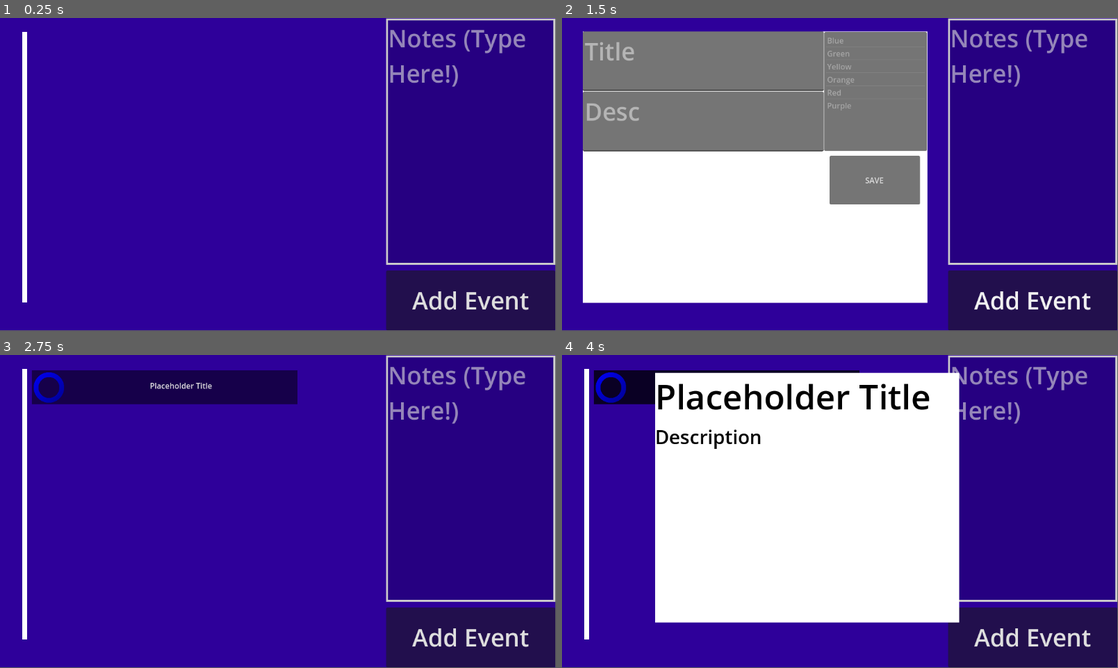
Above: before the commit, frames 1-4 (two rows, left to right).
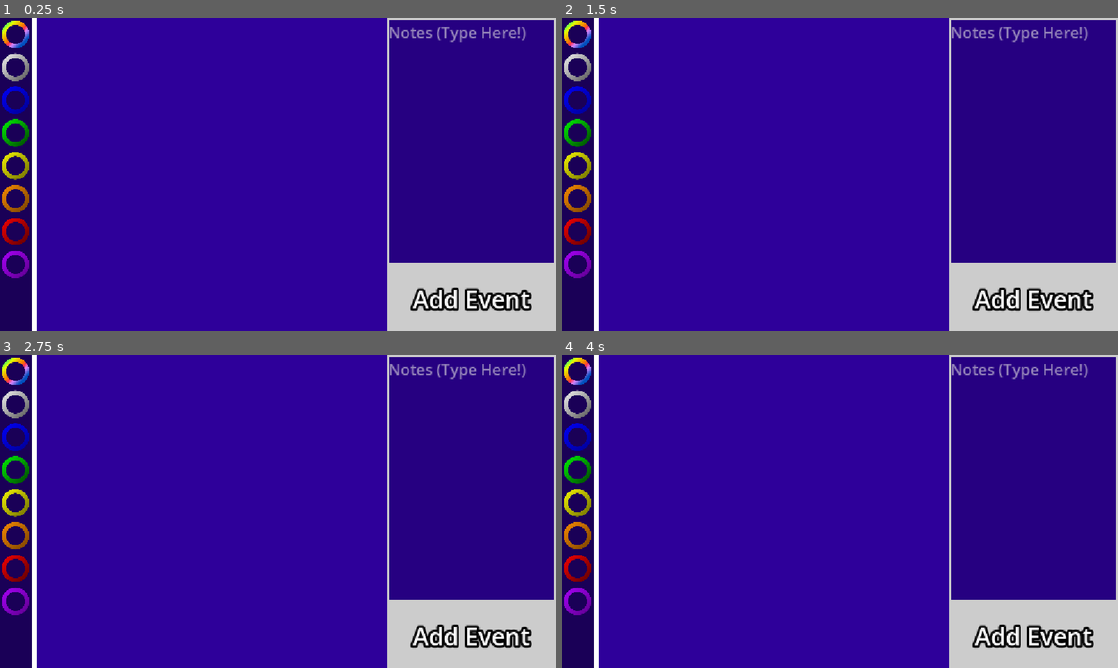
Above: after the commit, the same moments.

Repository: Rover-N/congressional-app-challenge-2025
Game: Godot game, scene res://scenes/main.tscn
The game is run twice, just before and just after one commit, with the same random seed, the same clock (stepped at 60 frames per second) and the same inputs.
Inputs (mouse positions are in pixels of both pictures, inside the frame that each line leads up to):
- Up to frame 1 (0.25 s): no input
- Up to frame 2 (1.5 s): click "Add Event" at 0.5 s; click (578, 33) at 1.27 s
- Up to frame 3 (2.75 s): click (311, 517) at 2 s, where only the run before the commit has a clickable "SAVE"
- Up to frame 4 (4 s): click (728, 386) at 2.75 s, where only the run before the commit has a clickable "Placeholder Title"; click (578, 405) at 3.52 s
In our replay, the window is 799x449 before the commit and 800x450 after it. These sizes can differ from the game's own. Grey fills any space a smaller window leaves; there, only what the larger window draws over its background counts as a difference.

The runs differ from the first frame. In frame 1, 15% of the frame differs, in the area x 0-100%, y 0-100%; in frame 2, 66%; in frame 3, 20%; in frame 4, 59%.

Commit message:
Add color gradients and event color filtering
Introduced gradient texture assets for multiple colors and updated scenes to support color selection and filtering for events. Added sidebar buttons to filter events by color, improved event creation UI, and enabled event removal and closing in the menu. Updated scripts to handle color-based event visibility and UI interactions.

Diff:
--- /dev/null
+++ b/assets/blue_gradient.tres
@@ -0,0 +1,8 @@
+[gd_resource type="GradientTexture2D" load_steps=2 format=3 uid="uid://pxnd0338kifw"]
+
+[sub_resource type="Gradient" id="Gradient_sd4kj"]
+colors = PackedColorArray(0, 0, 1, 1, 1.5883148e-06, 0, 0.550048, 1)
+
+[resource]
+gradient = SubResource("Gradient_sd4kj")
+fill_to = Vector2(1, 1)
--- /dev/null
+++ b/assets/green_gradient.tres
@@ -0,0 +1,8 @@
+[gd_resource type="GradientTexture2D" load_steps=2 format=3 uid="uid://pvuhvfudllux"]
+
+[sub_resource type="Gradient" id="Gradient_3wbiy"]
+colors = PackedColorArray(0, 1, 0, 1, 1.2032688e-08, 0.2132566, 1.4439226e-07, 1)
+
+[resource]
+gradient = SubResource("Gradient_3wbiy")
+fill_to = Vector2(1, 1)
--- /dev/null
+++ b/assets/orange_gradient.tres
@@ -0,0 +1,8 @@
+[gd_resource type="GradientTexture2D" load_steps=2 format=3 uid="uid://dawtp2mlyyqna"]
+
+[sub_resource type="Gradient" id="Gradient_jwut6"]
+colors = PackedColorArray(1, 0.5647059, 0, 1, 0.436693, 0.23381981, 0, 1)
+
+[resource]
+gradient = SubResource("Gradient_jwut6")
+fill_to = Vector2(1, 1)
--- /dev/null
+++ b/assets/purple_gradient.tres
@@ -0,0 +1,8 @@
+[gd_resource type="GradientTexture2D" load_steps=2 format=3 uid="uid://dodwdgsuk32l6"]
+
+[sub_resource type="Gradient" id="Gradient_kng5l"]
+colors = PackedColorArray(0.6745098, 0, 1, 1, 0.35104153, 0.0009825893, 0.5320654, 1)
+
+[resource]
+gradient = SubResource("Gradient_kng5l")
+fill_to = Vector2(1, 1)
--- /dev/null
+++ b/assets/rainbow_gradient.tres
@@ -0,0 +1,10 @@
+[gd_resource type="GradientTexture2D" load_steps=2 format=3 uid="uid://cu6xmd4m5wkn8"]
+
+[sub_resource type="Gradient" id="Gradient_tbgi4"]
+offsets = PackedFloat32Array(0.23913044, 0.3768116, 0.45652175, 0.5289855, 0.73913044, 0.78985506)
+colors = PackedColorArray(0, 0.31090224, 0.7475995, 1, 0.8334703, 0.52089125, 1, 1, 1, 0.18431373, 0.3137255, 1, 0.9783084, 0.4701203, 0, 1, 0.89411765, 1, 0, 1, 0.4916922, 0.99999994, 0.25176826, 1)
+
+[resource]
+gradient = SubResource("Gradient_tbgi4")
+fill_from = Vector2(1, 1)
+fill_to = Vector2(0, 0)
--- /dev/null
+++ b/assets/red_gradient.tres
@@ -0,0 +1,8 @@
+[gd_resource type="GradientTexture2D" load_steps=2 format=3 uid="uid://dp0oxjbsl8t03"]
+
+[sub_resource type="Gradient" id="Gradient_fpmxc"]
+colors = PackedColorArray(1, 0, 0, 1, 0.3204496, 3.0683353e-07, 1.2032687e-07, 1)
+
+[resource]
+gradient = SubResource("Gradient_fpmxc")
+fill_to = Vector2(1, 1)
--- /dev/null
+++ b/assets/white_gradient.tres
@@ -0,0 +1,8 @@
+[gd_resource type="GradientTexture2D" load_steps=2 format=3 uid="uid://c3i5gn0qkeag4"]
+
+[sub_resource type="Gradient" id="Gradient_tbgi4"]
+colors = PackedColorArray(1, 1, 1, 1, 0.29219002, 0.29219005, 0.29219002, 1)
+
+[resource]
+gradient = SubResource("Gradient_tbgi4")
+fill_to = Vector2(1, 1)
--- /dev/null
+++ b/assets/yellow_gradient.tres
@@ -0,0 +1,8 @@
+[gd_resource type="GradientTexture2D" load_steps=2 format=3 uid="uid://co5l8kj16lxku"]
+
+[sub_resource type="Gradient" id="Gradient_omkt5"]
+colors = PackedColorArray(1, 1, 0, 1, 0.39195496, 0.391955, 9.62615e-08, 1)
+
+[resource]
+gradient = SubResource("Gradient_omkt5")
+fill_to = Vector2(1, 1)
--- a/project.godot
+++ b/project.godot
@@ -13,4 +13,13 @@
 config/name="Congressional App Challenge 2025 Super"
 run/main_scene="uid://dkn2br1guakd7"
 config/features=PackedStringArray("4.5", "GL Compatibility")
+boot_splash/show_image=false
+boot_splash/fullsize=false
+boot_splash/use_filter=false
 config/icon="res://assets/icon.svg"
+
+[display]
+
+window/size/mode=2
+window/stretch/mode="canvas_items"
+window/stretch/aspect="expand"
--- a/scenes/main.tscn
+++ b/scenes/main.tscn
@@ -1,6 +1,15 @@
-[gd_scene load_steps=4 format=3 uid="uid://dkn2br1guakd7"]
+[gd_scene load_steps=20 format=3 uid="uid://dkn2br1guakd7"]
 
 [ext_resource type="Script" uid="uid://cucrpik5r1bd7" path="res://scripts/main.gd" id="1_o5qli"]
+[ext_resource type="Shader" uid="uid://k3ihvv44dyyb" path="res://scripts/Circle.gdshader" id="2_0wfyh"]
+[ext_resource type="Texture2D" uid="uid://cu6xmd4m5wkn8" path="res://assets/rainbow_gradient.tres" id="3_85g3d"]
+[ext_resource type="Texture2D" uid="uid://pxnd0338kifw" path="res://assets/blue_gradient.tres" id="4_choun"]
+[ext_resource type="Texture2D" uid="uid://c3i5gn0qkeag4" path="res://assets/white_gradient.tres" id="4_ya4ey"]
+[ext_resource type="Texture2D" uid="uid://pvuhvfudllux" path="res://assets/green_gradient.tres" id="5_ya4ey"]
+[ext_resource type="Texture2D" uid="uid://co5l8kj16lxku" path="res://assets/yellow_gradient.tres" id="6_eb6dy"]
+[ext_resource type="Texture2D" uid="uid://dawtp2mlyyqna" path="res://assets/orange_gradient.tres" id="7_trceg"]
+[ext_resource type="Texture2D" uid="uid://dp0oxjbsl8t03" path="res://assets/red_gradient.tres" id="8_a8y0u"]
+[ext_resource type="Texture2D" uid="uid://dodwdgsuk32l6" path="res://assets/purple_gradient.tres" id="9_jkv2x"]
 
 [sub_resource type="StyleBoxFlat" id="StyleBoxFlat_o5qli"]
 bg_color = Color(0, 0, 0, 0.16078432)
@@ -9,7 +18,30 @@
 border_width_right = 4
 border_width_bottom = 4
 
+[sub_resource type="ShaderMaterial" id="ShaderMaterial_jbj1t"]
+shader = ExtResource("2_0wfyh")
+shader_parameter/center = Vector2(0.5, 0.5)
+shader_parameter/inner_radius = 0.3
+shader_parameter/outer_radius = 0.45
+shader_parameter/feather = 0.01
+
+[sub_resource type="StyleBoxEmpty" id="StyleBoxEmpty_sugp2"]
+
 [sub_resource type="StyleBoxEmpty" id="StyleBoxEmpty_0wfyh"]
+
+[sub_resource type="StyleBoxFlat" id="StyleBoxFlat_85g3d"]
+bg_color = Color(0, 0, 0, 0.6666667)
+
+[sub_resource type="StyleBoxFlat" id="StyleBoxFlat_choun"]
+bg_color = Color(0, 0, 0, 0.6666667)
+
+[sub_resource type="StyleBoxFlat" id="StyleBoxFlat_ya4ey"]
+bg_color = Color(0, 0, 0, 0.6666667)
+
+[sub_resource type="StyleBoxFlat" id="StyleBoxFlat_eb6dy"]
+bg_color = Color(0, 0, 0, 0.6666667)
+
+[sub_resource type="StyleBoxEmpty" id="StyleBoxEmpty_trceg"]
 
 [node name="Control" type="Control"]
 layout_mode = 3
@@ -29,109 +61,248 @@
 grow_vertical = 2
 color = Color(0.18014383, 8.625031e-05, 0.6024823, 1)
 
-[node name="TextEdit" type="TextEdit" parent="ColorRect"]
-layout_mode = 1
-anchors_preset = 1
-anchor_left = 1.0
-anchor_right = 1.0
-offset_left = -351.0
+[node name="Notes" type="TextEdit" parent="ColorRect"]
+layout_mode = 1
+anchors_preset = -1
+anchor_left = 0.69500005
+anchor_right = 1.0
+anchor_bottom = 0.79
+offset_left = 0.35992432
 offset_top = 1.0
-offset_bottom = 512.0
+offset_bottom = 0.07998657
 grow_horizontal = 0
 theme_override_colors/font_color = Color(1, 1, 1, 1)
-theme_override_font_sizes/font_size = 50
+theme_override_font_sizes/font_size = 32
 theme_override_styles/normal = SubResource("StyleBoxFlat_o5qli")
 placeholder_text = "Notes (Type Here!)"
 wrap_mode = 1
 
-[node name="Line2D" type="Line2D" parent="ColorRect"]
-position = Vector2(0, -58.297)
-scale = Vector2(1, 1.15842)
-points = PackedVector2Array(51, 75, 51, 277.542, 51, 560)
-
 [node name="EventList" type="VBoxContainer" parent="ColorRect"]
 clip_contents = true
 layout_mode = 1
 anchors_preset = -1
-anchor_left = 0.057
-anchor_top = 0.05
-anchor_right = 0.16
-anchor_bottom = 0.9
-offset_left = 0.33599854
-offset_top = -0.40000153
-offset_right = 432.68
-offset_bottom = -0.2000122
-grow_vertical = 2
+anchor_left = 0.066
+anchor_right = 0.697
+anchor_bottom = 1.0
+offset_left = -0.03199768
+offset_right = 0.05596924
+offset_bottom = -2.0
+grow_vertical = 2
+
+[node name="EventButtonBackground" type="ColorRect" parent="ColorRect"]
+layout_mode = 1
+anchors_preset = -1
+anchor_left = 0.69500005
+anchor_top = 0.78900003
+anchor_right = 1.0
+anchor_bottom = 1.0
+offset_left = 0.35992432
+offset_top = -0.2720337
+grow_horizontal = 0
+grow_vertical = 2
+color = Color(0.8, 0.8, 0.8, 1)
+
+[node name="SideBar" type="ColorRect" parent="ColorRect"]
+layout_mode = 0
+offset_left = -1.0
+offset_right = 76.0
+offset_bottom = 651.0
+color = Color(0, 0, 0, 0.43137255)
+
+[node name="Line2D" type="Line2D" parent="ColorRect"]
+position = Vector2(20, -100.68283)
+scale = Vector2(1, 1.3643557)
+points = PackedVector2Array(-20, 68.66452, 51, 68.66452, 51, 277.542, 51, 553.87524, -20, 553.87524)
+
+[node name="VBoxContainer" type="VBoxContainer" parent="ColorRect"]
+layout_mode = 0
+offset_top = 2.0
+offset_right = 64.0
+offset_bottom = 567.0
+
+[node name="None" type="TextureButton" parent="ColorRect/VBoxContainer"]
+material = SubResource("ShaderMaterial_jbj1t")
+layout_mode = 2
+texture_normal = ExtResource("3_85g3d")
+texture_pressed = ExtResource("3_85g3d")
+texture_hover = ExtResource("3_85g3d")
+texture_disabled = ExtResource("3_85g3d")
+texture_focused = ExtResource("3_85g3d")
+
+[node name="White" type="TextureButton" parent="ColorRect/VBoxContainer"]
+material = SubResource("ShaderMaterial_jbj1t")
+layout_mode = 2
+texture_normal = ExtResource("4_ya4ey")
+
+[node name="Blue" type="TextureButton" parent="ColorRect/VBoxContainer"]
+material = SubResource("ShaderMaterial_jbj1t")
+layout_mode = 2
+texture_normal = ExtResource("4_choun")
+texture_pressed = ExtResource("4_choun")
+texture_hover = ExtResource("4_choun")
+texture_disabled = ExtResource("4_choun")
+texture_focused = ExtResource("4_choun")
+
+[node name="Green" type="TextureButton" parent="ColorRect/VBoxContainer"]
+material = SubResource("ShaderMaterial_jbj1t")
+layout_mode = 2
+texture_normal = ExtResource("5_ya4ey")
+texture_pressed = ExtResource("5_ya4ey")
+texture_hover = ExtResource("5_ya4ey")
+texture_disabled = ExtResource("5_ya4ey")
+texture_focused = ExtResource("5_ya4ey")
+
+[node name="Yellow" type="TextureButton" parent="ColorRect/VBoxContainer"]
+material = SubResource("ShaderMaterial_jbj1t")
+layout_mode = 2
+texture_normal = ExtResource("6_eb6dy")
+texture_pressed = ExtResource("6_eb6dy")
+texture_hover = ExtResource("6_eb6dy")
+texture_disabled = ExtResource("6_eb6dy")
+texture_focused = ExtResource("6_eb6dy")
+
+[node name="Orange" type="TextureButton" parent="ColorRect/VBoxContainer"]
+material = SubResource("ShaderMaterial_jbj1t")
+layout_mode = 2
+texture_normal = ExtResource("7_trceg")
+texture_pressed = ExtResource("7_trceg")
+texture_hover = ExtResource("7_trceg")
+texture_disabled = ExtResource("7_trceg")
+texture_focused = ExtResource("7_trceg")
+
+[node name="Red" type="TextureButton" parent="ColorRect/VBoxContainer"]
+material = SubResource("ShaderMaterial_jbj1t")
+layout_mode = 2
+texture_normal = ExtResource("8_a8y0u")
+texture_pressed = ExtResource("8_a8y0u")
+texture_hover = ExtResource("8_a8y0u")
+texture_disabled = ExtResource("8_a8y0u")
+texture_focused = ExtResource("8_a8y0u")
+
+[node name="Purple" type="TextureButton" parent="ColorRect/VBoxContainer"]
+material = SubResource("ShaderMaterial_jbj1t")
+layout_mode = 2
+texture_normal = ExtResource("9_jkv2x")
+texture_pressed = ExtResource("9_jkv2x")
+texture_hover = ExtResource("9_jkv2x")
+texture_disabled = ExtResource("9_jkv2x")
+texture_focused = ExtResource("9_jkv2x")
 
 [node name="NewEventButton" type="Button" parent="ColorRect"]
 layout_mode = 1
-anchors_preset = 3
-anchor_left = 1.0
-anchor_top = 1.0
-anchor_right = 1.0
-anchor_bottom = 1.0
-offset_left = -351.0
-offset_top = -124.0
+anchors_preset = -1
+anchor_left = 0.69500005
+anchor_top = 0.79600006
+anchor_right = 1.0
+anchor_bottom = 1.0
+offset_left = 0.35992432
+offset_top = 0.19195557
 grow_horizontal = 0
-grow_vertical = 0
+grow_vertical = 2
+theme_override_colors/font_color = Color(1, 1, 1, 1)
+theme_override_constants/outline_size = 20
 theme_override_font_sizes/font_size = 50
+theme_override_styles/normal = SubResource("StyleBoxEmpty_sugp2")
 theme_override_styles/focus = SubResource("StyleBoxEmpty_0wfyh")
 text = "Add Event"
 
+[node name="Shield" type="Button" parent="ColorRect/NewEventButton"]
+visible = false
+layout_mode = 1
+anchors_preset = -1
+anchor_left = -2.2910001
+anchor_top = -3.8940003
+anchor_right = 1.0
+anchor_bottom = 1.0
+offset_left = 0.14105225
+offset_top = 0.008056641
+offset_right = 5.0
+offset_bottom = 9.0
+theme_override_styles/normal = SubResource("StyleBoxFlat_85g3d")
+theme_override_styles/pressed = SubResource("StyleBoxFlat_choun")
+theme_override_styles/hover = SubResource("StyleBoxFlat_ya4ey")
+theme_override_styles/disabled = SubResource("StyleBoxFlat_eb6dy")
+theme_override_styles/focus = SubResource("StyleBoxEmpty_trceg")
+
 [node name="NewEventMenu" type="ColorRect" parent="ColorRect/NewEventButton"]
 visible = false
 layout_mode = 1
 anchors_preset = -1
-anchor_left = -2.282
-anchor_top = -4.218
-anchor_right = 1.0
-anchor_bottom = 1.0
-offset_left = 42.982
-offset_top = 27.032
-offset_right = -394.0
-offset_bottom = -57.0
+anchor_left = -2.0630002
+anchor_top = -3.9090002
+anchor_bottom = 1.0
+offset_left = 0.113098145
+offset_top = -0.011962891
+offset_right = 1.0
 grow_horizontal = 2
 grow_vertical = 2
 
 [node name="NewEventTitle" type="TextEdit" parent="ColorRect/NewEventButton/NewEventMenu"]
 layout_mode = 1
-offset_right = 500.0
-offset_bottom = 124.0
+anchors_preset = -1
+anchor_right = 0.69000006
+anchor_bottom = 0.19100001
+offset_right = -0.25003052
+offset_bottom = 0.231987
 theme_override_font_sizes/font_size = 50
 placeholder_text = "Title"
 wrap_mode = 1
 
-[node name="NewEventTitle2" type="TextEdit" parent="ColorRect/NewEventButton/NewEventMenu"]
-layout_mode = 0
-offset_top = 125.0
-offset_right = 500.0
-offset_bottom = 249.0
-theme_override_font_sizes/font_size = 50
+[node name="NewEventDesc" type="TextEdit" parent="ColorRect/NewEventButton/NewEventMenu"]
+layout_mode = 1
+anchors_preset = -1
+anchor_top = 0.193
+anchor_right = 0.69000006
+anchor_bottom = 0.85200006
+offset_top = -0.06400299
+offset_right = -0.25003052
+offset_bottom = -0.0960083
+theme_override_font_sizes/font_size = 20
 placeholder_text = "Desc"
 wrap_mode = 1
 
 [node name="SaveChanges" type="Button" parent="ColorRect/NewEventButton/NewEventMenu"]
-layout_mode = 0
-offset_left = 512.0
-offset_top = 257.99997
-offset_right = 699.8245
-offset_bottom = 359.0
+layout_mode = 1
+anchors_preset = -1
+anchor_left = 0.70600003
+anchor_top = 0.39800003
+anchor_right = 0.96500003
+anchor_bottom = 0.554
+offset_left = 0.14996338
+offset_top = 0.095947266
+offset_right = 0.19952393
+offset_bottom = 0.0079956055
 text = "SAVE"
 
 [node name="ColorList" type="ItemList" parent="ColorRect/NewEventButton/NewEventMenu"]
-layout_mode = 0
-offset_left = 501.0
-offset_top = 0.9999695
-offset_right = 714.0
-offset_bottom = 247.99997
+layout_mode = 1
+anchors_preset = -1
+anchor_left = 0.69100004
+anchor_top = 0.002
+anchor_right = 1.0
+anchor_bottom = 0.38300002
+offset_left = 0.024963379
+offset_top = -0.29603052
+offset_right = -1.0
+offset_bottom = -0.18403625
 allow_search = false
-item_count = 6
-item_0/text = "Blue"
-item_1/text = "Green"
-item_2/text = "Yellow"
-item_3/text = "Orange"
-item_4/text = "Red"
-item_5/text = "Purple"
-
+item_count = 7
+item_0/text = "White"
+item_1/text = "Blue"
+item_2/text = "Green"
+item_3/text = "Yellow"
+item_4/text = "Orange"
+item_5/text = "Red"
+item_6/text = "Purple"
+
+[connection signal="pressed" from="ColorRect/VBoxContainer/None" to="." method="_on_none_pressed"]
+[connection signal="pressed" from="ColorRect/VBoxContainer/White" to="." method="_on_white_pressed"]
+[connection signal="pressed" from="ColorRect/VBoxContainer/Blue" to="." method="_on_blue_pressed"]
+[connection signal="pressed" from="ColorRect/VBoxContainer/Green" to="." method="_on_green_pressed"]
+[connection signal="pressed" from="ColorRect/VBoxContainer/Yellow" to="." method="_on_yellow_pressed"]
+[connection signal="pressed" from="ColorRect/VBoxContainer/Orange" to="." method="_on_orange_pressed"]
+[connection signal="pressed" from="ColorRect/VBoxContainer/Red" to="." method="_on_red_pressed"]
+[connection signal="pressed" from="ColorRect/VBoxContainer/Purple" to="." method="_on_purple_pressed"]
 [connection signal="pressed" from="ColorRect/NewEventButton" to="." method="_on_new_event_button_pressed"]
+[connection signal="pressed" from="ColorRect/NewEventButton/Shield" to="." method="_on_shield_pressed"]
 [connection signal="pressed" from="ColorRect/NewEventButton/NewEventMenu/SaveChanges" to="." method="_on_save_changes_pressed"]
--- a/scenes/menu_button.tscn
+++ b/scenes/menu_button.tscn
@@ -1,7 +1,8 @@
-[gd_scene load_steps=21 format=3 uid="uid://cwuv53qtyh2x5"]
+[gd_scene load_steps=22 format=3 uid="uid://cwuv53qtyh2x5"]
 
 [ext_resource type="Shader" uid="uid://k3ihvv44dyyb" path="res://scripts/Circle.gdshader" id="1_sd4kj"]
 [ext_resource type="Script" uid="uid://bl5tdrdd2vhx2" path="res://scripts/menu_button.gd" id="1_xsssc"]
+[ext_resource type="Texture2D" uid="uid://c3i5gn0qkeag4" path="res://assets/white_gradient.tres" id="3_fpmxc"]
 
 [sub_resource type="StyleBoxFlat" id="StyleBoxFlat_sd4kj"]
 bg_color = Color(0, 0, 0, 0.5176471)
@@ -36,42 +37,43 @@
 gradient = SubResource("Gradient_sd4kj")
 fill_to = Vector2(1, 1)
 
-[sub_resource type="Gradient" id="Gradient_3wbiy"]
+[sub_resource type="Gradient" id="Gradient_fpmxc"]
 colors = PackedColorArray(0, 1, 0, 1, 1.2032688e-08, 0.2132566, 1.4439226e-07, 1)
 
 [sub_resource type="GradientTexture2D" id="GradientTexture2D_efe2e"]
+gradient = SubResource("Gradient_fpmxc")
+fill_to = Vector2(1, 1)
+
+[sub_resource type="Gradient" id="Gradient_3wbiy"]
+colors = PackedColorArray(1, 1, 0, 1, 0.39195496, 0.391955, 9.62615e-08, 1)
+
+[sub_resource type="GradientTexture2D" id="GradientTexture2D_ho0u5"]
 gradient = SubResource("Gradient_3wbiy")
 fill_to = Vector2(1, 1)
 
+[sub_resource type="Gradient" id="Gradient_efe2e"]
+colors = PackedColorArray(1, 0.5647059, 0, 1, 0.436693, 0.23381981, 0, 1)
+
+[sub_resource type="GradientTexture2D" id="GradientTexture2D_kxy86"]
+gradient = SubResource("Gradient_efe2e")
+fill_to = Vector2(1, 1)
+
 [sub_resource type="Gradient" id="Gradient_omkt5"]
-colors = PackedColorArray(1, 1, 0, 1, 0.39195496, 0.391955, 9.62615e-08, 1)
+colors = PackedColorArray(1, 0, 0, 1, 0.3204496, 3.0683353e-07, 1.2032687e-07, 1)
 
-[sub_resource type="GradientTexture2D" id="GradientTexture2D_ho0u5"]
+[sub_resource type="GradientTexture2D" id="GradientTexture2D_hunp8"]
 gradient = SubResource("Gradient_omkt5")
 fill_to = Vector2(1, 1)
 
-[sub_resource type="Gradient" id="Gradient_jwut6"]
-colors = PackedColorArray(1, 0.5647059, 0, 1, 0.436693, 0.23381981, 0, 1)
-
-[sub_resource type="GradientTexture2D" id="GradientTexture2D_kxy86"]
-gradient = SubResource("Gradient_jwut6")
-fill_to = Vector2(1, 1)
-
-[sub_resource type="Gradient" id="Gradient_fpmxc"]
-colors = PackedColorArray(1, 0, 0, 1, 0.3204496, 3.0683353e-07, 1.2032687e-07, 1)
-
-[sub_resource type="GradientTexture2D" id="GradientTexture2D_hunp8"]
-gradient = SubResource("Gradient_fpmxc")
-fill_to = Vector2(1, 1)
-
-[sub_resource type="Gradient" id="Gradient_kng5l"]
+[sub_resource type="Gradient" id="Gradient_ho0u5"]
 colors = PackedColorArray(0.6745098, 0, 1, 1, 0.35104153, 0.0009825893, 0.5320654, 1)
 
 [sub_resource type="GradientTexture2D" id="GradientTexture2D_6o07e"]
-gradient = SubResource("Gradient_kng5l")
+gradient = SubResource("Gradient_ho0u5")
 fill_to = Vector2(1, 1)
 
 [node name="MenuButton" type="Button"]
+theme_override_font_sizes/font_size = 30
 theme_override_styles/normal = SubResource("StyleBoxFlat_sd4kj")
 theme_override_styles/pressed = SubResource("StyleBoxFlat_sd4kj")
 theme_override_styles/hover = SubResource("StyleBoxFlat_sd4kj")
@@ -91,18 +93,44 @@
 
 [node name="Title" type="Label" parent="Screen/EventMenuShow"]
 layout_mode = 0
-offset_right = 40.0
-offset_bottom = 23.0
+offset_right = 584.0
+offset_bottom = 97.0
 text = "Name"
 label_settings = SubResource("LabelSettings_fpmxc")
 
 [node name="Desc" type="Label" parent="Screen/EventMenuShow"]
 layout_mode = 0
 offset_top = 105.0
-offset_right = 222.0
-offset_bottom = 202.0
+offset_right = 483.0
+offset_bottom = 516.0
 text = "Description"
 label_settings = SubResource("LabelSettings_sd4kj")
+
+[node name="Close" type="Button" parent="Screen/EventMenuShow"]
+layout_mode = 0
+offset_left = 413.0
+offset_top = 467.0
+offset_right = 518.0
+offset_bottom = 515.0
+theme_override_font_sizes/font_size = 25
+text = "Close"
+
+[node name="Remove" type="Button" parent="Screen/EventMenuShow"]
+layout_mode = 0
+offset_left = 522.0
+offset_top = 467.0
+offset_right = 627.0
+offset_bottom = 515.0
+theme_override_font_sizes/font_size = 25
+text = "Remove"
+
+[node name="White" type="TextureRect" parent="."]
+visible = false
+material = SubResource("ShaderMaterial_sd4kj")
+layout_mode = 0
+offset_right = 71.0
+offset_bottom = 71.0
+texture = ExtResource("3_fpmxc")
 
 [node name="Blue" type="TextureRect" parent="."]
 visible = false
@@ -151,3 +179,6 @@
 offset_right = 71.0
 offset_bottom = 71.0
 texture = SubResource("GradientTexture2D_6o07e")
+
+[connection signal="pressed" from="Screen/EventMenuShow/Close" to="." method="_on_close_pressed"]
+[connection signal="pressed" from="Screen/EventMenuShow/Remove" to="." method="_on_remove_pressed"]
--- a/scripts/main.gd
+++ b/scripts/main.gd
@@ -8,21 +8,24 @@
 
 func _on_new_event_button_pressed() -> void:
 	$ColorRect/NewEventButton/NewEventMenu.visible = !$ColorRect/NewEventButton/NewEventMenu.visible
-
+	$ColorRect/NewEventButton/Shield.visible = $ColorRect/NewEventButton/NewEventMenu.visible
 
 
 func _on_save_changes_pressed() -> void:
 	#First we should set placeholder values for everything so we know what we're working with
 	var eventData = {
-		"title" : "Placeholder Title",
-		"description" : "Placeholder Description",
-		"color" : "Blue",
+		"title" : "",
+		"description" : "",
+		"color" : "White",
 		"time" : null
 	}
 
 	#We should use checks to make sure the new data is valid, here I make sure there is something typed
 	if $ColorRect/NewEventButton/NewEventMenu/NewEventTitle.text != null and $ColorRect/NewEventButton/NewEventMenu/NewEventTitle.text != "":
 		eventData["title"] = $ColorRect/NewEventButton/NewEventMenu/NewEventTitle.text
+
+	if $ColorRect/NewEventButton/NewEventMenu/NewEventDesc.text != null and $ColorRect/NewEventButton/NewEventMenu/NewEventDesc.text != "":
+		eventData["description"] = $ColorRect/NewEventButton/NewEventMenu/NewEventDesc.text
 
 	if $ColorRect/NewEventButton/NewEventMenu/ColorList.get_selected_items().size() >= 1:
 		eventData["color"] = $ColorRect/NewEventButton/NewEventMenu/ColorList.get_item_text($ColorRect/NewEventButton/NewEventMenu/ColorList.get_selected_items()[0])
@@ -38,11 +41,92 @@
 	event.get_node("Screen/EventMenuShow/Title").text = eventData["title"]
 	event.get_node(".").text = eventData["title"]
 	event.get_node(eventData["color"]).visible = true
+	event.get_node("Screen/EventMenuShow/Desc").text = eventData["description"]
 
 	$ColorRect/EventList.add_child(event)
 	$ColorRect/NewEventButton/NewEventMenu.visible = false
+	$ColorRect/NewEventButton/Shield.visible = $ColorRect/NewEventButton/NewEventMenu.visible
 
 func close_all(buttonIndex):
 	for child in $ColorRect/EventList.get_children():
 		if child.get_index() != buttonIndex:
 			child.get_child(0).get_child(0).visible = false
+
+
+func _on_none_pressed() -> void:
+	for event in $ColorRect/EventList.get_children():
+		event.visible = true
+
+
+func _on_blue_pressed() -> void:
+	for event in $ColorRect/EventList.get_children():
+		for child in event.get_children():
+			if child.name == "Blue":
+				if child.visible == true:
+					event.visible = true
+				else:
+					event.visible = false
+
+
+func _on_green_pressed() -> void:
+	for event in $ColorRect/EventList.get_children():
+		for child in event.get_children():
+			if child.name == "Green":
+				if child.visible == true:
+					event.visible = true
+				else:
+					event.visible = false
+
+
+func _on_yellow_pressed() -> void:
+	for event in $ColorRect/EventList.get_children():
+		for child in event.get_children():
+			if child.name == "Yellow":
+				if child.visible == true:
+					event.visible = true
+				else:
+					event.visible = false
+
+func _on_orange_pressed() -> void:
+	for event in $ColorRect/EventList.get_children():
+		for child in event.get_children():
+			if child.name == "Orange":
+				if child.visible == true:
+					event.visible = true
+				else:
+					event.visible = false
+
+
+func _on_red_pressed() -> void:
+	for event in $ColorRect/EventList.get_children():
+		for child in event.get_children():
+			if child.name == "Red":
+				if child.visible == true:
+					event.visible = true
+				else:
+					event.visible = false
+
+
+func _on_purple_pressed() -> void:
+	for event in $ColorRect/EventList.get_children():
+		for child in event.get_children():
+			if child.name == "Purple":
+				if child.visible == true:
+					event.visible = true
+				else:
+					event.visible = false
+
+
+func _on_shield_pressed() -> void:
+	$ColorRect/NewEventButton/NewEventMenu.visible = false
+	$ColorRect/NewEventButton/Shield.visible = $ColorRect/NewEventButton/NewEventMenu.visible
+
+
+func _on_white_pressed() -> void:
+	for event in $ColorRect/EventList.get_children():
+		for child in event.get_children():
+			if child.name == "White":
+				if child.visible == true:
+					event.visible = true
+				else:
+					event.visible = false
--- a/scripts/menu_button.gd
+++ b/scripts/menu_button.gd
@@ -5,3 +5,12 @@
 func _pressed():
 	menu_opened.emit(get_index())
 	$Screen/EventMenuShow.visible = !$Screen/EventMenuShow.visible
+
+
+
+func _on_remove_pressed() -> void:
+	queue_free()
+
+
+func _on_close_pressed() -> void:
+	$Screen/EventMenuShow.visible = !$Screen/EventMenuShow.visible
